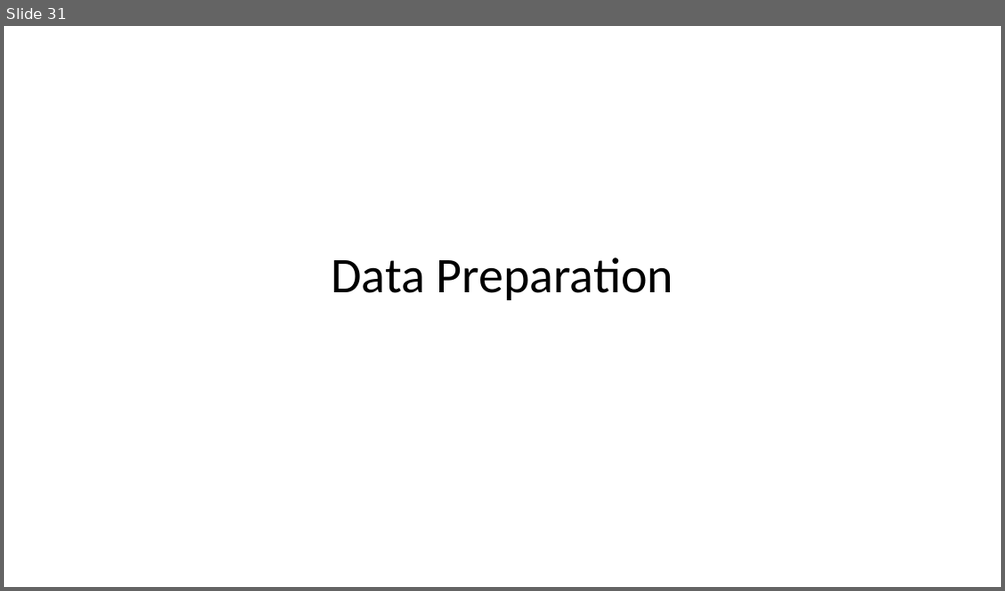
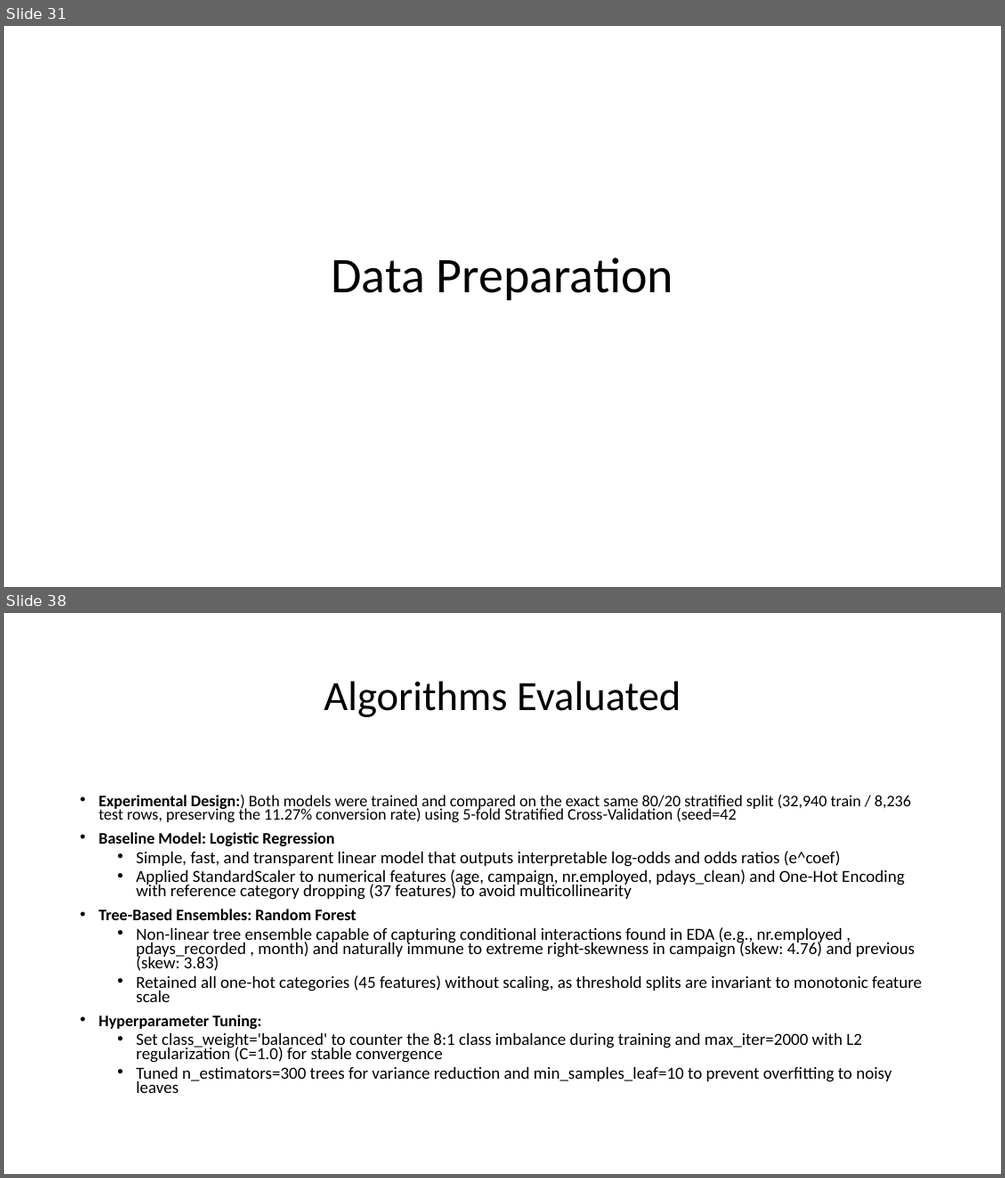
Before and after one commit to anoopungrd/sgh-advanced-analytics-big-data, a slide deck: semester-1/data-mining/project/documentation/Bank Marketing - Term Deposit Subscription.pptx. Shown one above the other, each under a label of ours: slide 31 before the commit, slides 31 and 38 after it; the slides between them are not shown. The pictures are 1005x591 and 1005x1178 pixels, drawn with LibreOffice and Linux fonts; fonts in the diff are those of the drawing. Boxes give left, top, right and bottom in pixels: in the first picture for what was removed or moved away, otherwise in the second. Text is boxed around its words. In the diff, an @@ line names an element or a change of style, - is before the commit and + after.

```diff
--- a/semester-1/data-mining/project/documentation/Bank Marketing - Term Deposit Subscription.pptx
+++ b/semester-1/data-mining/project/documentation/Bank Marketing - Term Deposit Subscription.pptx
@@ slide 38 added at [4,613,1001,1174], background #FFFFFF @@
@@ title added at [324,681,680,717], 40 pt, text #000000 @@
+Algorithms Evaluated
@@ text added at [98,795,922,1093], 16.3 pt, text #000000 @@
+• Experimental Design:) Both models were trained and compared on the exact same 80/20 stratified split (32,940 train / 8,236 test rows, preserving the 11.27% conversion rate) using 5-fold Stratified Cross-Validation (seed=42
+• Baseline Model: Logistic Regression
+  • Simple, fast, and transparent linear model that outputs interpretable log-odds and odds ratios (e^coef)
+  • Applied StandardScaler to numerical features (age, campaign, nr.employed, pdays_clean) and One-Hot Encoding with reference category dropping (37 features) to avoid multicollinearity
+• Tree-Based Ensembles: Random Forest
+  • Non-linear tree ensemble capable of capturing conditional interactions found in EDA (e.g., nr.employed , pdays_recorded , month) and naturally immune to extreme right-skewness in campaign (skew: 4.76) and previous (skew: 3.83)
+  • Retained all one-hot categories (45 features) without scaling, as threshold splits are invariant to monotonic feature scale
+• Hyperparameter Tuning:
+  • Set class_weight='balanced' to counter the 8:1 class imbalance during training and max_iter=2000 with L2 regularization (C=1.0) for stable convergence
+  • Tuned n_estimators=300 trees for variance reduction and min_samples_leaf=10 to prevent overfitting to noisy leaves
```
Also in this commit, not shown: 22 slides changed, 19 other slides added, 11 other files.
